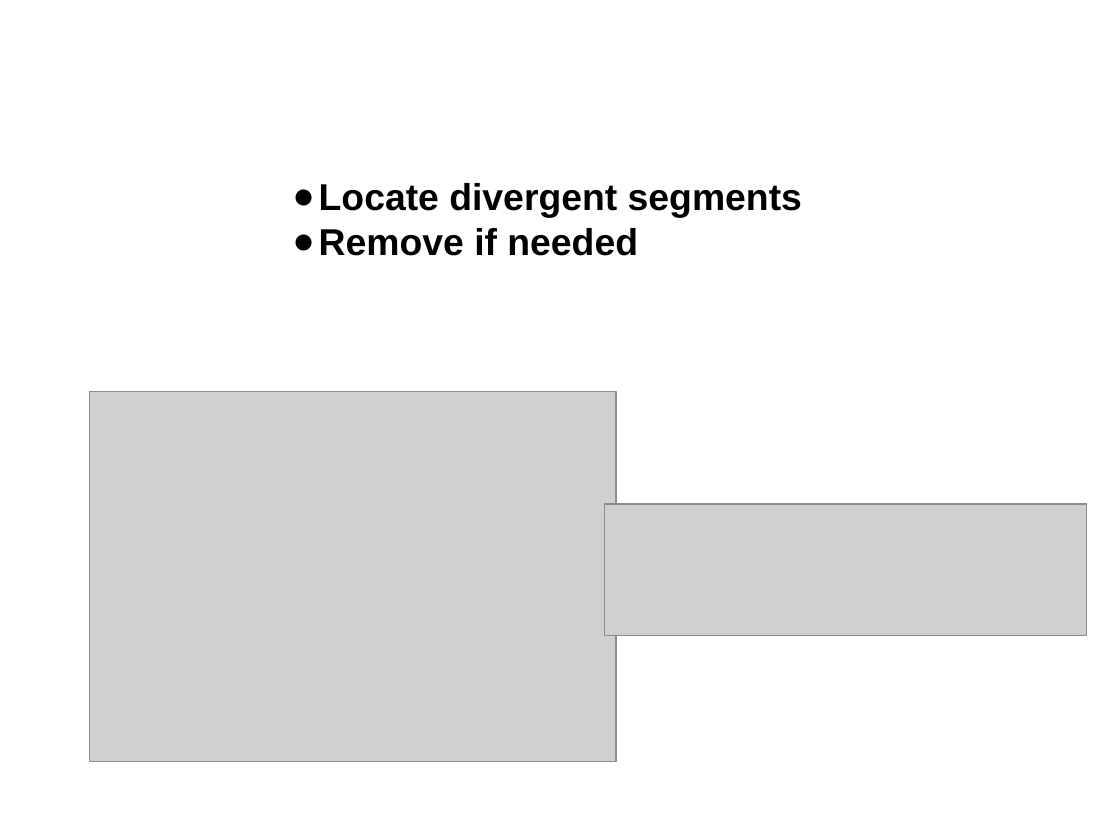
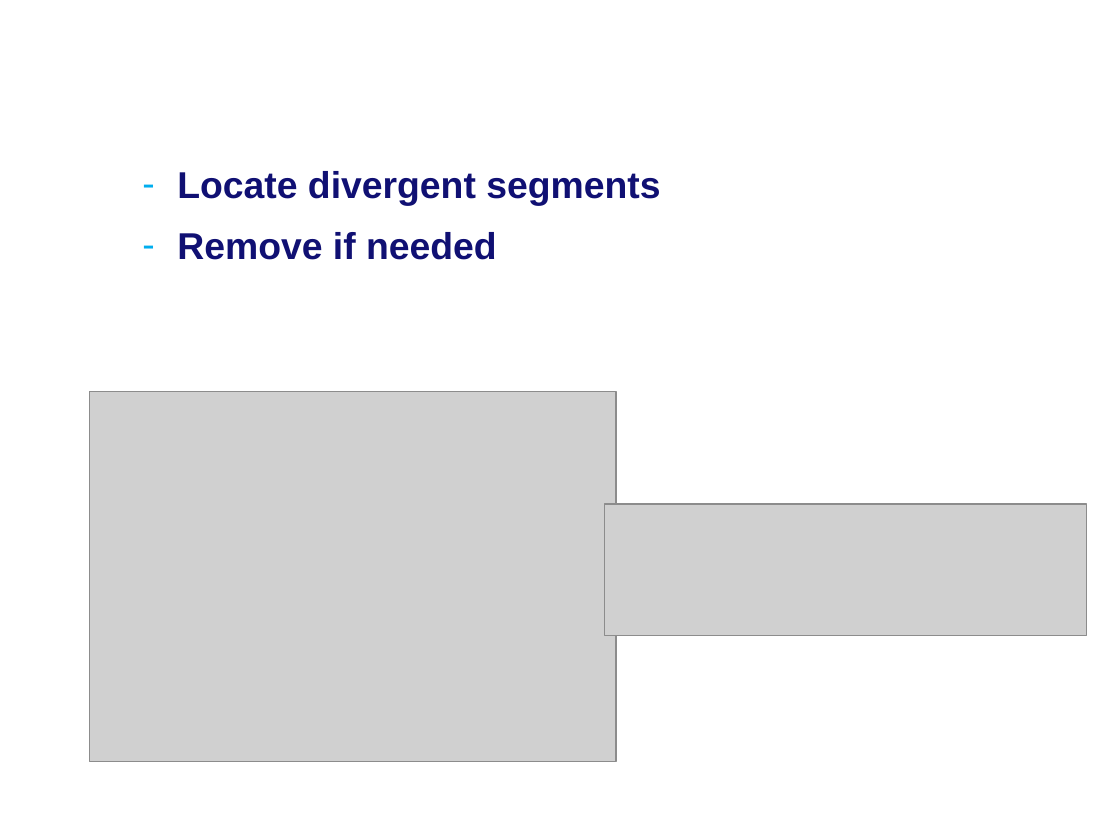
Before and after one commit to MartijnMuijsers/Algorithms, a slide deck: slide 24 of report/Final Presentation.ppt (slide 25 before the commit). Drawn at 1120x840 pixels with LibreOffice and Linux fonts; fonts in the diff are those of the drawing; grey boxes stand for pictures; background and template pictures are left out. Boxes give left, top, right and bottom in pixels: in the first picture for what was removed or moved away, otherwise in the second. Text is boxed around its words. In the diff, an @@ line names an element or a change of style, - is before the commit and + after.

```diff
--- a/report/Final Presentation.ppt
+++ b/report/Final Presentation.ppt
@@ text "Locate divergent segments": place and size @@
-text "Locate divergent segments" at (319, 183, 802, 256)
+text "Locate divergent segments" at (177, 171, 660, 260)
@@ text "Locate divergent segments" at (177, 171, 660, 260): text colour #000000 to #101073; bullet ● to -; list level 1 to 2 in "Locate divergent segments"; bullet colour #000000 to #00AEEF; list level 1 to 2 in "Remove if needed" @@
```
Also in this commit, not shown: 9 other slides changed, 1 slide removed.
